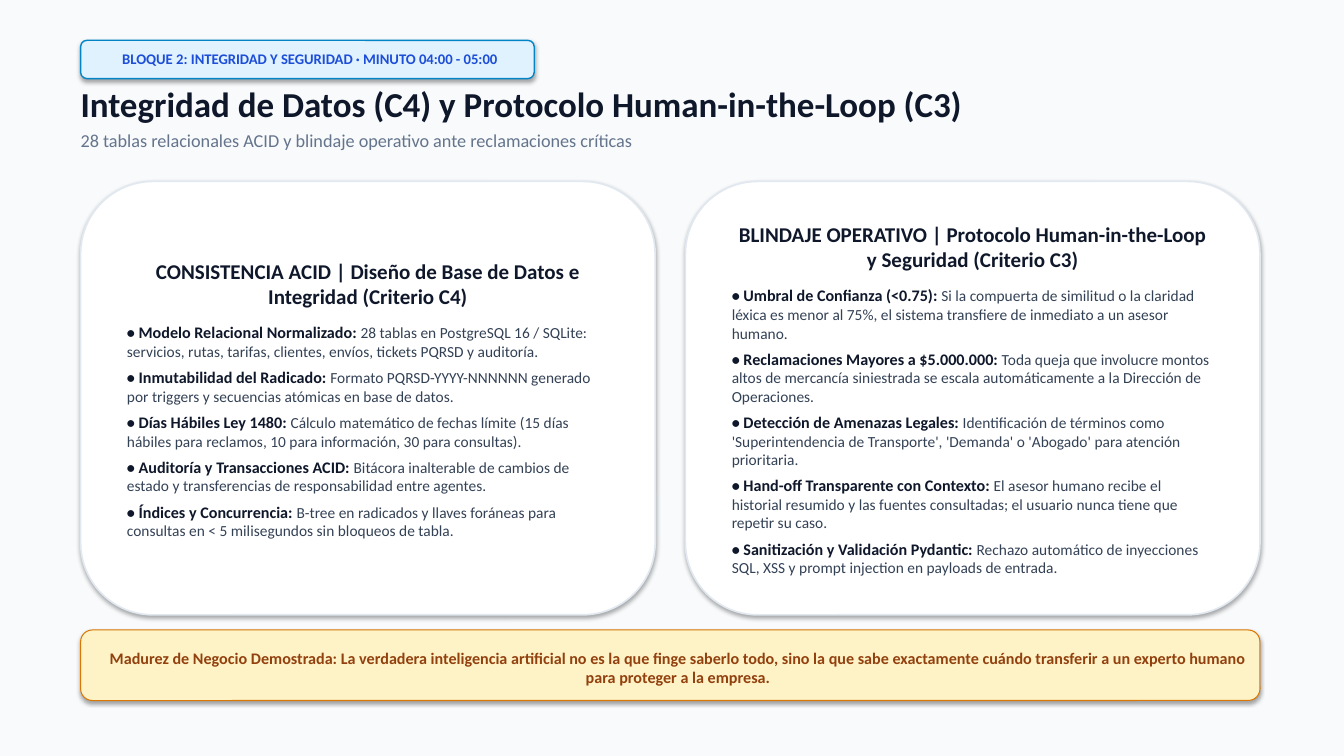
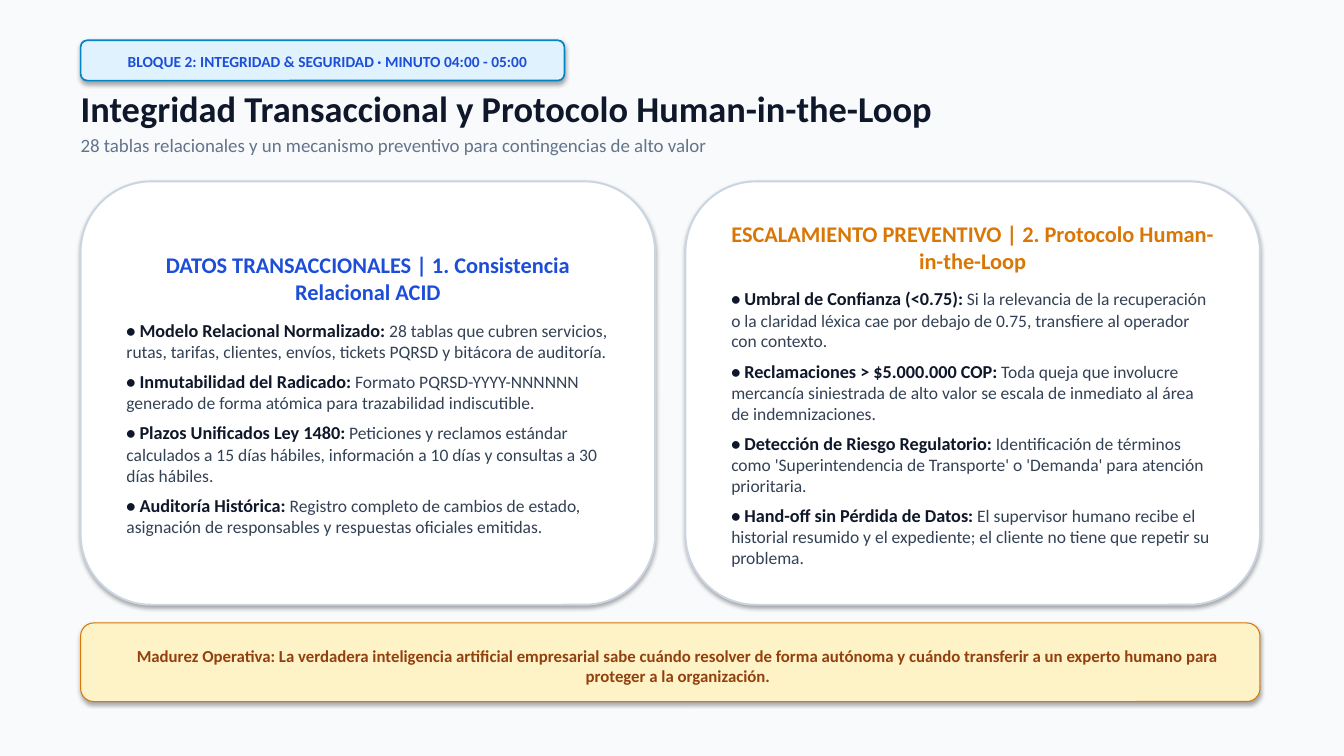
Before and after one commit to jorgemarazba/Kodotokai, a slide deck: slide 6 of TransLogix_Pitch_KodoTakai_2026.pptx. Drawn at 1344x756 pixels with LibreOffice and Linux fonts; fonts in the diff are those of the drawing. Boxes give left, top, right and bottom in pixels: in the first picture for what was removed or moved away, otherwise in the second. Text is boxed around its words. In the diff, an @@ line names an element or a change of style, - is before the commit and + after.

Commit message:
Reconstruccion de presentacion segun recomendaciones oficiales: rubrica Mejor Proyecto General, datos sustentados y nuevo balance de negocio

```diff
--- a/TransLogix_Pitch_KodoTakai_2026.pptx
+++ b/TransLogix_Pitch_KodoTakai_2026.pptx
@@ rounded rectangle "BLOQUE 2: INTEGRIDAD & SEGURIDAD ...": place and size @@
-rounded rectangle "BLOQUE 2: INTEGRIDAD & SEGURIDAD ..." at (81, 40, 534, 79)
+rounded rectangle "BLOQUE 2: INTEGRIDAD & SEGURIDAD ..." at (81, 40, 565, 81)
@@ rounded rectangle "BLOQUE 2: INTEGRIDAD & SEGURIDAD ..." at (81, 40, 565, 81): outline #0284C7 1 pt to #0284C7 1.2 pt @@
@@ text in rounded rectangle at (128, 57, 526, 69): text changed; size 10.5 to 11 pt @@
-BLOQUE 2: INTEGRIDAD Y SEGURIDAD · MINUTO 04:00 - 05:00
+BLOQUE 2: INTEGRIDAD & SEGURIDAD · MINUTO 04:00 - 05:00
@@ text at (81, 96, 931, 155): text changed; size 13 to 13.5 pt @@
-Integridad de Datos (C4) y Protocolo Human-in-the-Loop (C3)
-28 tablas relacionales ACID y blindaje operativo ante reclamaciones críticas
+Integridad Transaccional y Protocolo Human-in-the-Loop
+28 tablas relacionales y un mecanismo preventivo para contingencias de alto valor
@@ rounded rectangle "DATOS TRANSACCIONALES | 1. Consistencia ..." at (81, 181, 655, 605): outline #E2E8F0 1.2 pt to #CBD5E1 1.4 pt @@
@@ rounded rectangle "DATOS TRANSACCIONALES | 1. Consistencia ...": place and size @@
-rounded rectangle "DATOS TRANSACCIONALES | 1. Consistencia ..." at (81, 181, 655, 615)
+rounded rectangle "DATOS TRANSACCIONALES | 1. Consistencia ..." at (81, 181, 655, 605)
@@ rounded rectangle "ESCALAMIENTO PREVENTIVO | 2. Protocolo ...": place and size @@
-rounded rectangle "ESCALAMIENTO PREVENTIVO | 2. Protocolo ..." at (686, 181, 1260, 615)
+rounded rectangle "ESCALAMIENTO PREVENTIVO | 2. Protocolo ..." at (686, 181, 1260, 605)
@@ rounded rectangle "ESCALAMIENTO PREVENTIVO | 2. Protocolo ..." at (686, 181, 1260, 605): outline #E2E8F0 1.2 pt to #CBD5E1 1.4 pt @@
@@ text in rounded rectangle at (731, 226, 1213, 567): text changed; size 11 to 12.5 pt @@
-BLINDAJE OPERATIVO | Protocolo Human-in-the-Loop y Seguridad (Criterio C3)
-• Umbral de Confianza (<0.75): Si la compuerta de similitud o la claridad léxica es menor al 75%, el sistema transfiere de inmediato a un asesor humano.
-• Reclamaciones Mayores a $5.000.000: Toda queja que involucre montos altos de mercancía siniestrada se escala automáticamente a la Dirección de Operaciones.
-• Detección de Amenazas Legales: Identificación de términos como 'Superintendencia de Transporte', 'Demanda' o 'Abogado' para atención prioritaria.
-• Hand-off Transparente con Contexto: El asesor humano recibe el historial resumido y las fuentes consultadas; el usuario nunca tiene que repetir su caso.
-• Sanitización y Validación Pydantic: Rechazo automático de inyecciones SQL, XSS y prompt injection en payloads de entrada.
+ESCALAMIENTO PREVENTIVO | 2. Protocolo Human-in-the-Loop
+• Umbral de Confianza (<0.75): Si la relevancia de la recuperación o la claridad léxica cae por debajo de 0.75, transfiere al operador con contexto.
+• Reclamaciones > $5.000.000 COP: Toda queja que involucre mercancía siniestrada de alto valor se escala de inmediato al área de indemnizaciones.
+• Detección de Riesgo Regulatorio: Identificación de términos como 'Superintendencia de Transporte' o 'Demanda' para atención prioritaria.
+• Hand-off sin Pérdida de Datos: El supervisor humano recibe el historial resumido y el expediente; el cliente no tiene que repetir su problema.
@@ text in rounded rectangle at (126, 257, 607, 536): text changed; size 11 to 12.5 pt @@
-CONSISTENCIA ACID | Diseño de Base de Datos e Integridad (Criterio C4)
-• Modelo Relacional Normalizado: 28 tablas en PostgreSQL 16 / SQLite: servicios, rutas, tarifas, clientes, envíos, tickets PQRSD y auditoría.
-• Inmutabilidad del Radicado: Formato PQRSD-YYYY-NNNNNN generado por triggers y secuencias atómicas en base de datos.
-• Días Hábiles Ley 1480: Cálculo matemático de fechas límite (15 días hábiles para reclamos, 10 para información, 30 para consultas).
-• Auditoría y Transacciones ACID: Bitácora inalterable de cambios de estado y transferencias de responsabilidad entre agentes.
-• Índices y Concurrencia: B-tree en radicados y llaves foráneas para consultas en < 5 milisegundos sin bloqueos de tabla.
+DATOS TRANSACCIONALES | 1. Consistencia Relacional ACID
+• Modelo Relacional Normalizado: 28 tablas que cubren servicios, rutas, tarifas, clientes, envíos, tickets PQRSD y bitácora de auditoría.
+• Inmutabilidad del Radicado: Formato PQRSD-YYYY-NNNNNN generado de forma atómica para trazabilidad indiscutible.
+• Plazos Unificados Ley 1480: Peticiones y reclamos estándar calculados a 15 días hábiles, información a 10 días y consultas a 30 días hábiles.
+• Auditoría Histórica: Registro completo de cambios de estado, asignación de responsables y respuestas oficiales emitidas.
@@ rounded rectangle "Madurez Operativa: La verdadera inteligencia ...": place and size @@
-rounded rectangle "Madurez Operativa: La verdadera inteligencia ..." at (81, 630, 1260, 701)
+rounded rectangle "Madurez Operativa: La verdadera inteligencia ..." at (81, 623, 1260, 702)
@@ text in rounded rectangle at (137, 650, 1217, 685): text changed; size 11.5 to 12 pt @@
-Madurez de Negocio Demostrada: La verdadera inteligencia artificial no es la que finge saberlo todo, sino la que sabe exactamente cuándo transferir a un experto humano para proteger a la empresa.
+Madurez Operativa: La verdadera inteligencia artificial empresarial sabe cuándo resolver de forma autónoma y cuándo transferir a un experto humano para proteger a la organización.
```
Also in this commit, not shown: 7 other slides changed, 3 slides added, 4 slides removed.
